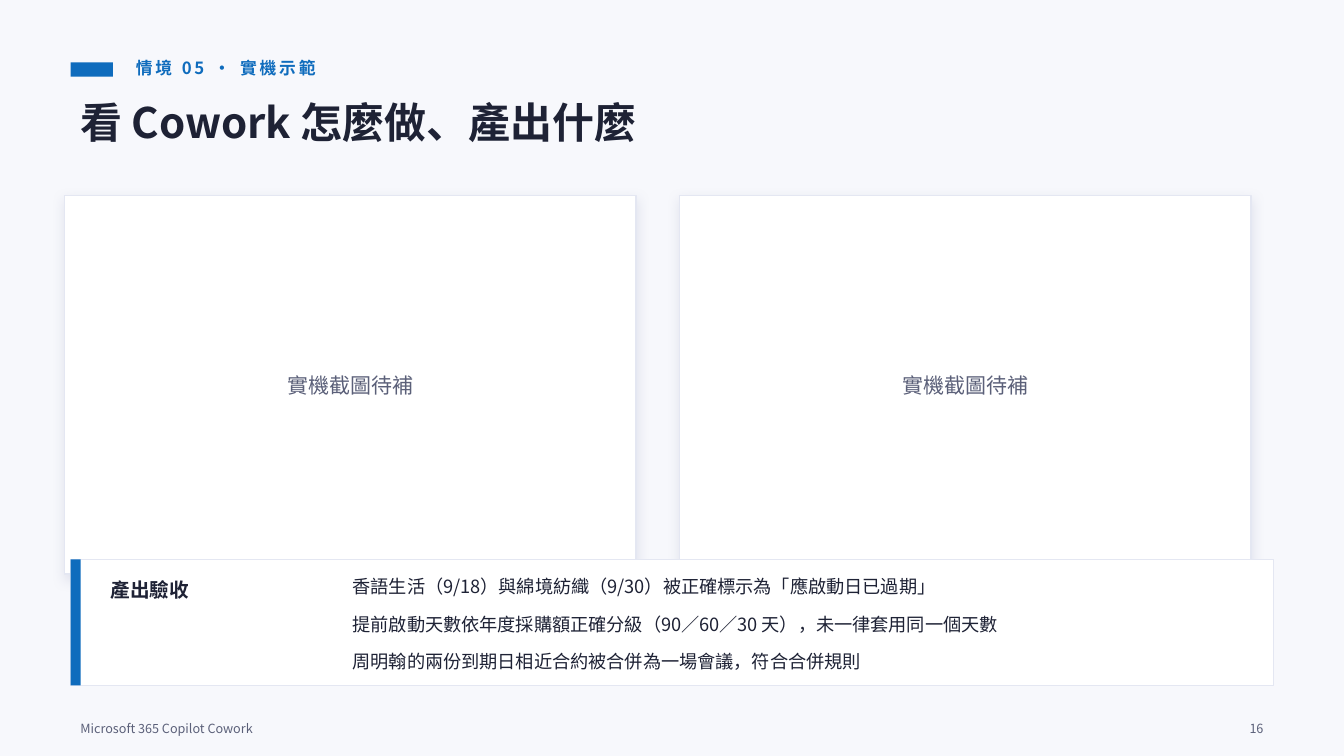
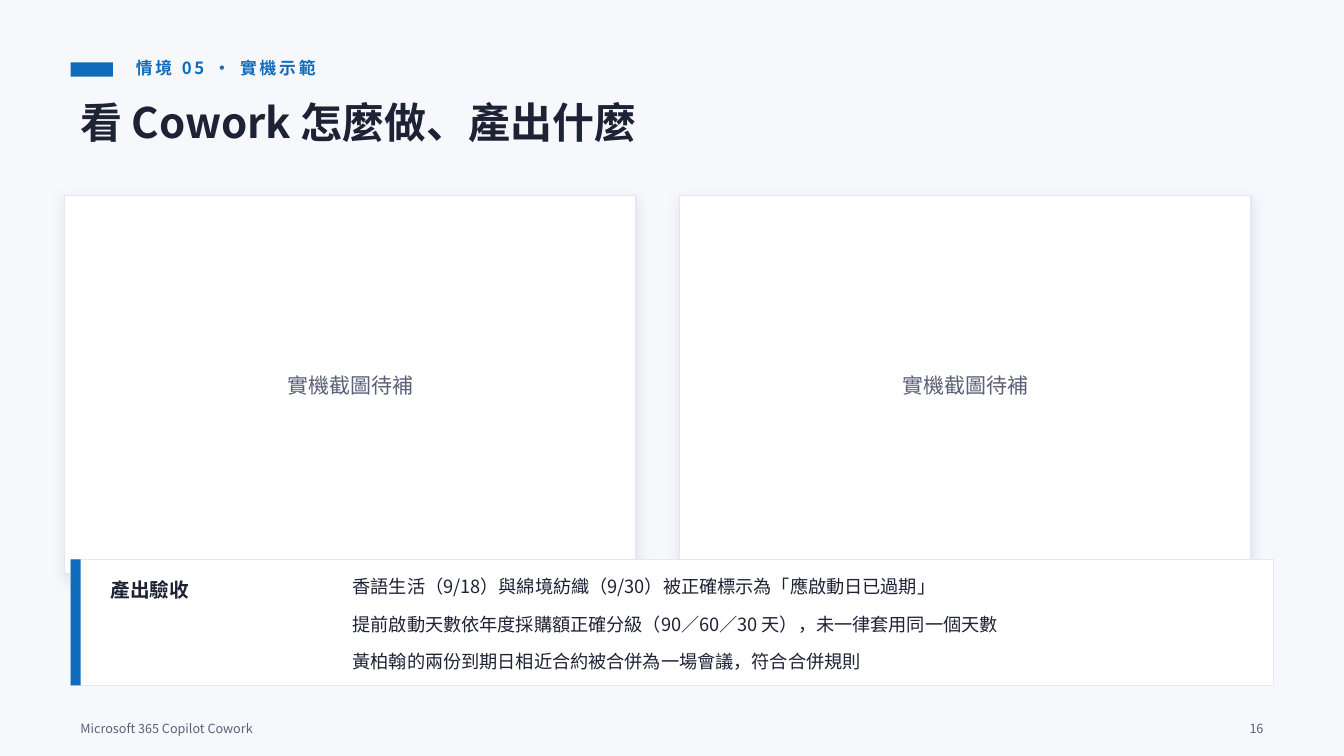
Before and after one commit to AndyHung11/Copilot-in-1mins, a slide deck: slide 17 of CoworkPlaybook/Cowork_教育訓練簡報_零售通路版.pptx. Drawn at 1344x756 pixels with LibreOffice and Linux fonts; fonts in the diff are those of the drawing; background and template pictures are left out. Boxes give left, top, right and bottom in pixels: in the first picture for what was removed or moved away, otherwise in the second. Text is boxed around its words. In the diff, an @@ line names an element or a change of style, - is before the commit and + after.

```diff
--- a/CoworkPlaybook/Cowork_教育訓練簡報_零售通路版.pptx
+++ b/CoworkPlaybook/Cowork_教育訓練簡報_零售通路版.pptx
@@ text at bbox=[353, 652, 861, 670]: text changed @@
-周明翰的兩份到期日相近合約被合併為一場會議，符合合併規則
+黃柏翰的兩份到期日相近合約被合併為一場會議，符合合併規則
```
Also in this commit, not shown: 2 other slides changed, 14 other files.
